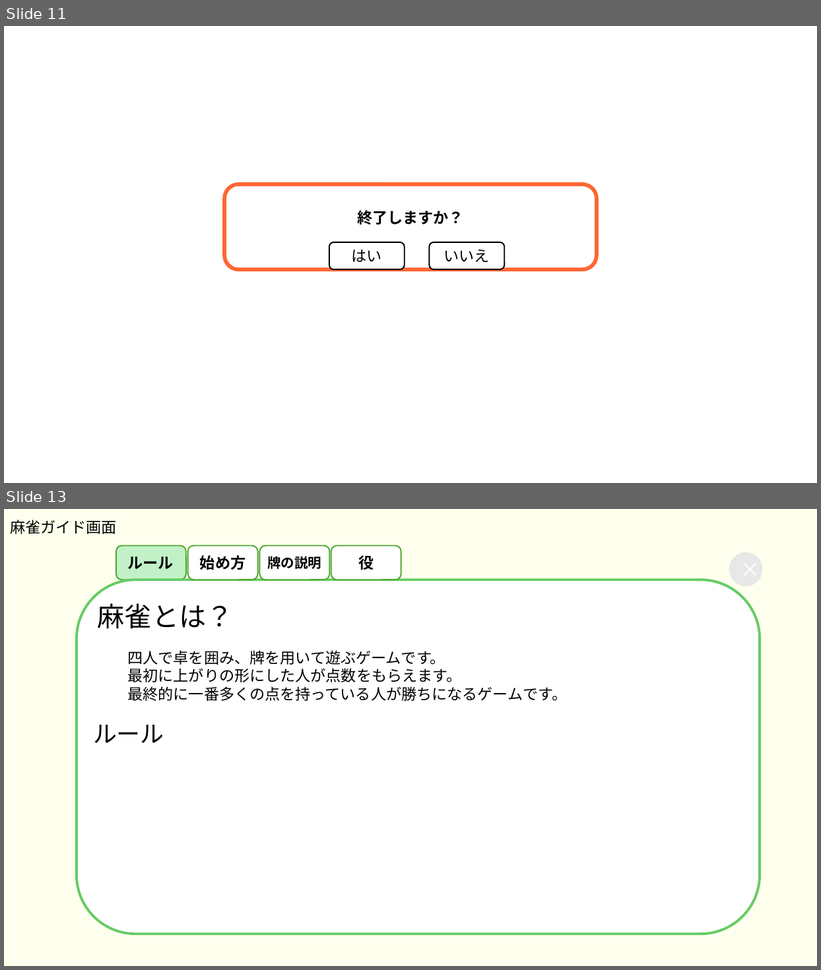
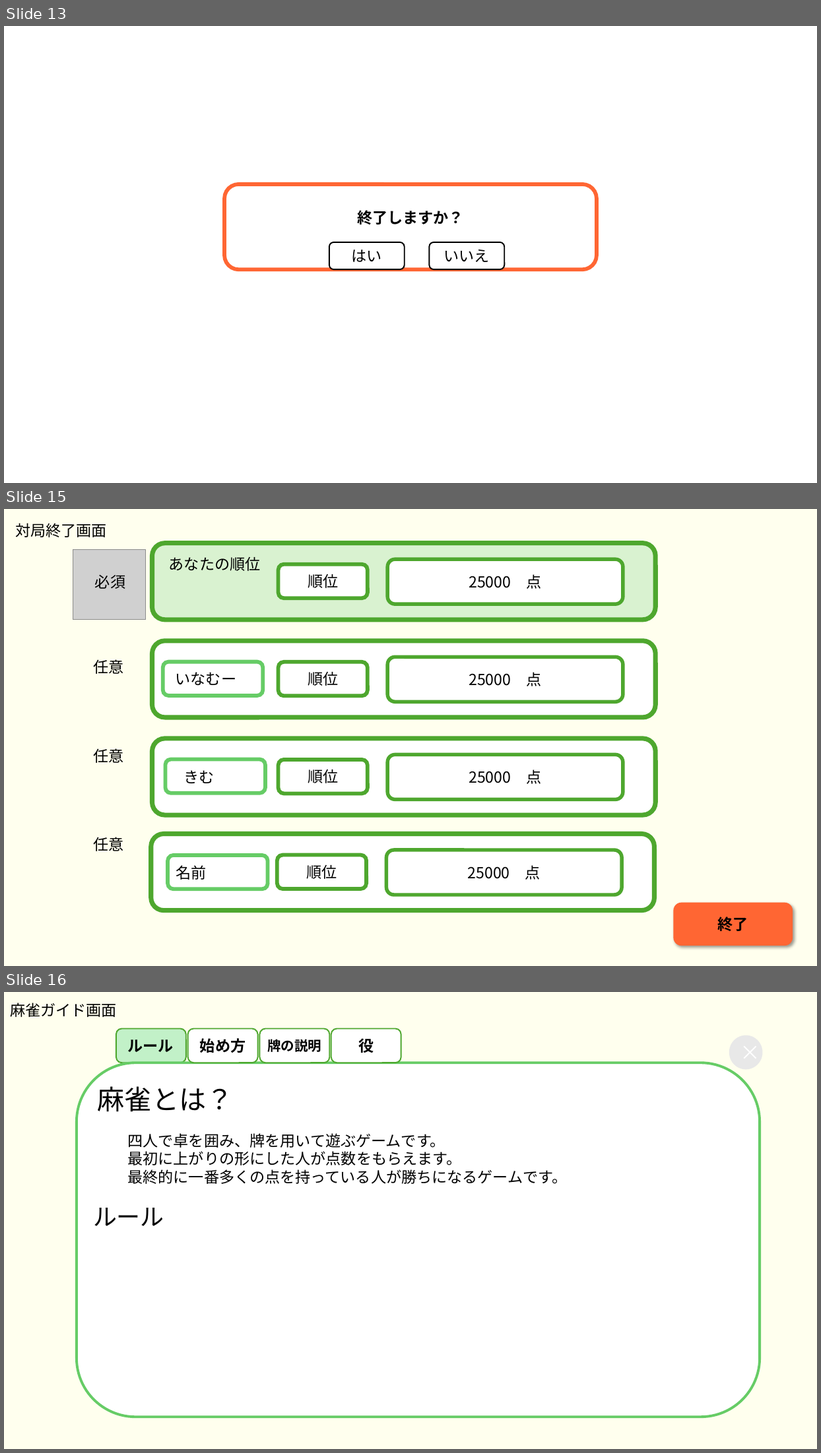
Before and after one commit to plusdojo2024/B5, a slide deck: doc/02_外部設計/外部設計_麻雀アプリ.pptx. Shown one above the other, each under a label of ours: slides 11 and 13 before the commit, slides 13, 15 and 16 after it; the slides between them are not shown. The pictures are 821x970 and 821x1453 pixels, drawn with LibreOffice and Linux fonts; fonts in the diff are those of the drawing; grey boxes stand for pictures. Boxes give left, top, right and bottom in pixels: in the first picture for what was removed or moved away, otherwise in the second. Text is boxed around its words. In the diff, an @@ line names an element or a change of style, - is before the commit and + after.

```diff
--- a/doc/02_外部設計/外部設計_麻雀アプリ.pptx
+++ b/doc/02_外部設計/外部設計_麻雀アプリ.pptx
@@ slide 15 added at (4,509,817,966), background #FFFFEE @@
@@ text added at (15,523,107,537), 18 pt, text #000000 @@
+対局終了画面
@@ rounded rectangle added at (152,543,656,620), fill #D9F2D0, outline #4EA72E 5.5 pt @@
@@ picture added at (73,549,145,620) @@
@@ text added at (169,557,261,571), 18 pt, text #000000 @@
+あなたの順位
@@ rounded rectangle added at (279,564,368,599), fill #FFFFFF, outline #4EA72E 4.5 pt, 18 pt, text #000000 @@
+順位
@@ rounded rectangle added at (387,559,623,604), fill #FFFFFF, outline #4EA72E 4.25 pt, 18 pt, text #000000 @@
+25000 点
@@ text added at (95,575,125,589), 18 pt, text #000000 @@
+必須
@@ rounded rectangle added at (152,641,656,718), fill #FFFFFF, outline #4EA72E 5.5 pt @@
@@ text added at (94,659,124,674), 18 pt, text #000000 @@
+任意
@@ rounded rectangle added at (163,662,263,696), outline #66CC66 4.5 pt @@
@@ rounded rectangle added at (279,662,368,696), fill #FFFFFF, outline #4EA72E 4.5 pt, 18 pt, text #000000 @@
+順位
@@ rounded rectangle added at (387,657,623,702), fill #FFFFFF, outline #4EA72E 4.25 pt, 18 pt, text #000000 @@
+25000 点
@@ text added at (176,672,236,685), 18 pt, text #000000 @@
+いなむー
@@ rounded rectangle added at (152,739,656,816), fill #FFFFFF, outline #4EA72E 5.5 pt @@
@@ text added at (94,749,124,763), 18 pt, text #000000 @@
+任意
@@ rounded rectangle added at (166,760,265,794), outline #66CC66 4.5 pt @@
@@ rounded rectangle added at (279,760,368,794), fill #FFFFFF, outline #4EA72E 4.5 pt, 18 pt, text #000000 @@
+順位
@@ rounded rectangle added at (387,755,623,800), fill #FFFFFF, outline #4EA72E 4.25 pt, 18 pt, text #000000 @@
+25000 点
@@ text added at (184,770,215,784), 18 pt, text #000000 @@
+きむ
@@ text added at (94,837,124,852), 18 pt, text #000000 @@
+任意
@@ rounded rectangle added at (151,834,655,911), fill #FFFFFF, outline #4EA72E 5.5 pt @@
@@ rounded rectangle added at (168,855,268,890), outline #66CC66 4.5 pt @@
@@ rounded rectangle added at (277,855,366,890), fill #FFFFFF, outline #4EA72E 4.5 pt, 18 pt, text #000000 @@
+順位
@@ rounded rectangle added at (386,851,622,896), fill #FFFFFF, outline #4EA72E 4.25 pt, 18 pt, text #000000 @@
+25000 点
@@ text added at (176,865,206,880), 18 pt, text #000000 @@
+名前
@@ rounded rectangle added at (675,904,791,945), fill #FF6633, outline #FF6633 3 pt, 18 pt, text #000000, bold @@
+終了
@@ what was slide 11 is now slide 13 @@
@@ what was slide 13 is now slide 16 @@
```
Also in this commit, not shown: 5 slides changed, 2 other slides added, 1 slide removed, 2 other files.
